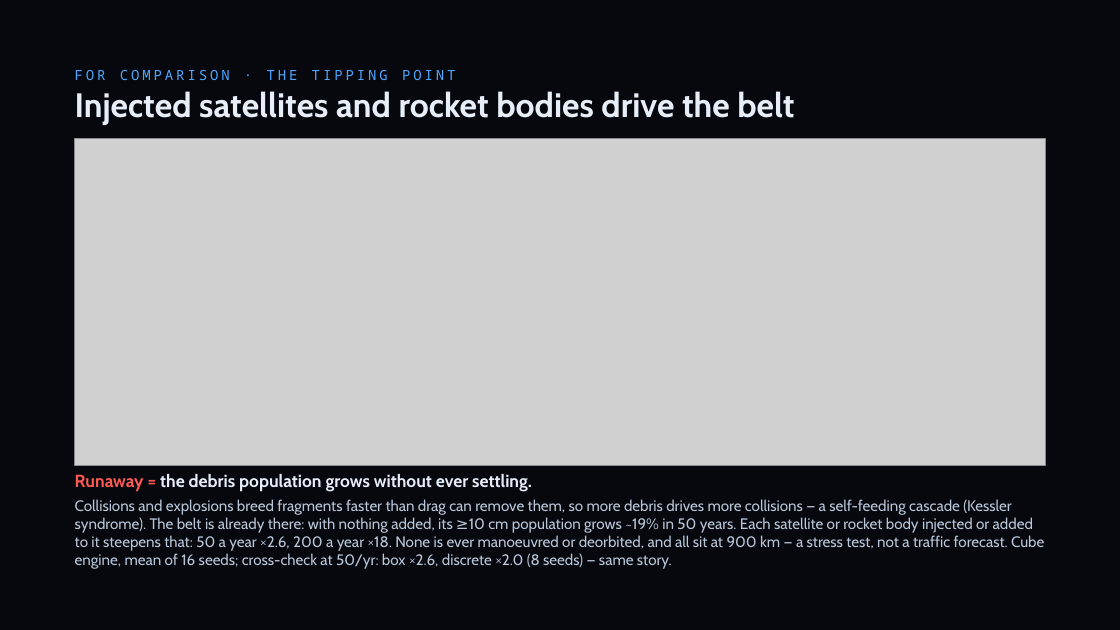
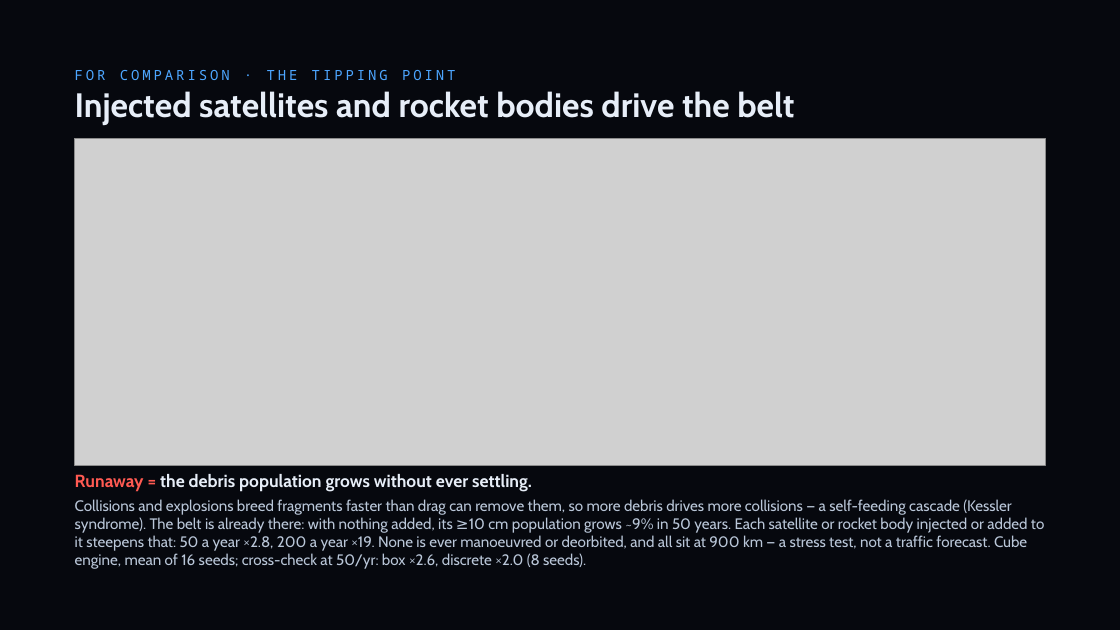
Before and after one commit to TimKadyrov/DebrisCascade, a slide deck: slide 15 of Barrel of Nails — Kessler Study.pptx. Drawn at 1120x630 pixels with LibreOffice and Linux fonts; fonts in the diff are those of the drawing; grey boxes stand for pictures. Boxes give left, top, right and bottom in pixels: in the first picture for what was removed or moved away, otherwise in the second. Text is boxed around its words. In the diff, an @@ line names an element or a change of style, - is before the commit and + after.

Commit message:
Final audit: engine fixes, re-export, deck and docs refreshed
Engines
- Catastrophic collisions per year are divided by the stretch each yearly
  record covers (cube 60-day steps made year 50 read ~12% low).
- Box model: launched satellites and rocket bodies keep fixed 180 kg /
  2,410 kg classes; catalog seeding no longer rewrites their masses.
- Cube: formation exclusion also covers dead catalogued payloads; objects
  started at e = 0.001 decay as circular from the first step; the globe
  classifies all intact objects as intact.
- Median quit year counts runs that never quit; never-quit seeds no longer
  break the JSON export. Duplicate 16-seed ensembles hit the cache.
- Drag lifetimes integrate to 10,000 years (the 1,000-year cap drew a false
  step near 1,400 km). Dead code removed.

Numbers (new export, 16 seeds; 2006 benchmark rerun)
- Nothing added x1.09, 50/yr x2.8, 500/yr x60, working x4.8, ~9 removals/yr;
  benchmark cube 12.8 (7-18) vs LEGEND 10.8, box 9.9.
- Comparison traffic rows from the cube engine; "1,000 barrels" instead of
  an unproven ceiling; operators wording (median run, launches taper).

Deck, charts, SUMMARY: every model number from the new export; wording
fixes from the audit; WPF label overlaps fixed.

```diff
--- a/Barrel of Nails — Kessler Study.pptx
+++ b/Barrel of Nails — Kessler Study.pptx
@@ text at (x1=75, y1=499, x2=1044, y2=569): text changed @@
-Collisions and explosions breed fragments faster than drag can remove them, so more debris drives more collisions — a self-feeding cascade (Kessler syndrome). The belt is already there: with nothing added, its ≥10 cm population grows ~19% in 50 years. Each satellite or rocket body injected or added to it steepens that: 50 a year ×2.6, 200 a year ×18. None is ever manoeuvred or deorbited, and all sit at 900 km — a stress test, not a traffic forecast. Cube engine, mean of 16 seeds; cross-check at 50/yr: box ×2.6, discrete ×2.0 (8 seeds) — same story.
+Collisions and explosions breed fragments faster than drag can remove them, so more debris drives more collisions — a self-feeding cascade (Kessler syndrome). The belt is already there: with nothing added, its ≥10 cm population grows ~9% in 50 years. Each satellite or rocket body injected or added to it steepens that: 50 a year ×2.8, 200 a year ×19. None is ever manoeuvred or deorbited, and all sit at 900 km — a stress test, not a traffic forecast. Cube engine, mean of 16 seeds; cross-check at 50/yr: box ×2.6, discrete ×2.0 (8 seeds).
```
Also in this commit, not shown: 12 other slides changed, 23 other files.
